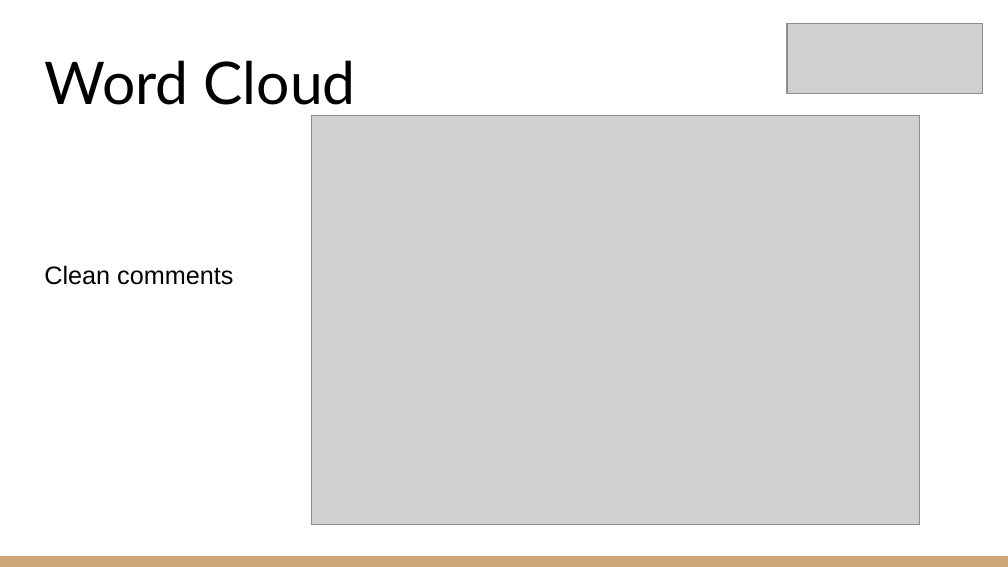
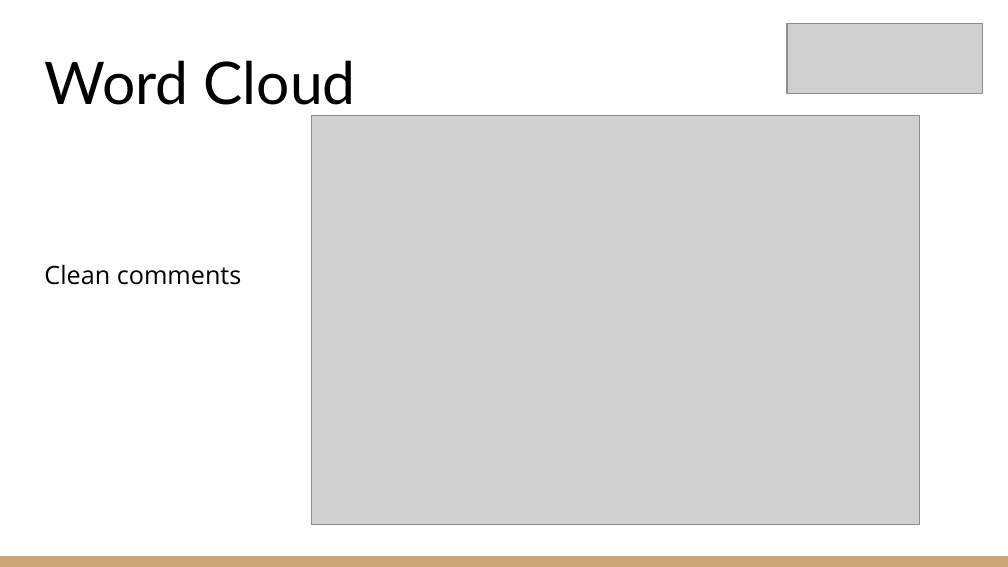
Before and after one commit to DarKenW/HoneyBadgerCoding, a slide deck: slide 6 of Project/Jigsaw Comments Classification.pptx (slide 9 before the commit). Drawn at 1008x567 pixels with LibreOffice and Linux fonts; fonts in the diff are those of the drawing; grey boxes stand for pictures. Boxes give left, top, right and bottom in pixels: in the first picture for what was removed or moved away, otherwise in the second. Text is boxed around its words. In the diff, an @@ line names an element or a change of style, - is before the commit and + after.

```diff
--- a/Project/Jigsaw Comments Classification.pptx
+++ b/Project/Jigsaw Comments Classification.pptx
@@ text "Clean comments" at [44,265,242,285]: font Arial to Open Sans @@
```
Also in this commit, not shown: 7 other slides changed, 9 slides added, 7 slides removed, 4 other files.
